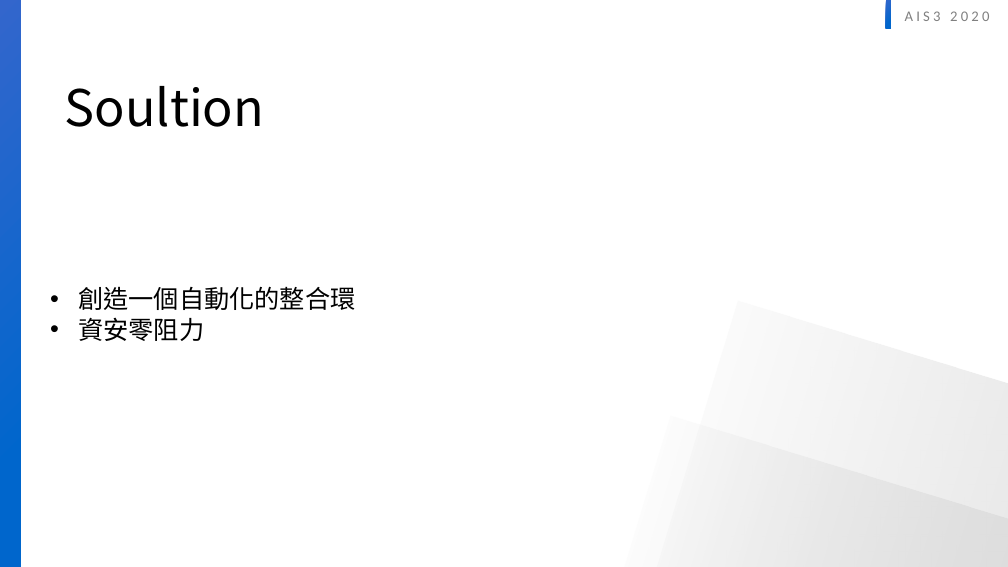
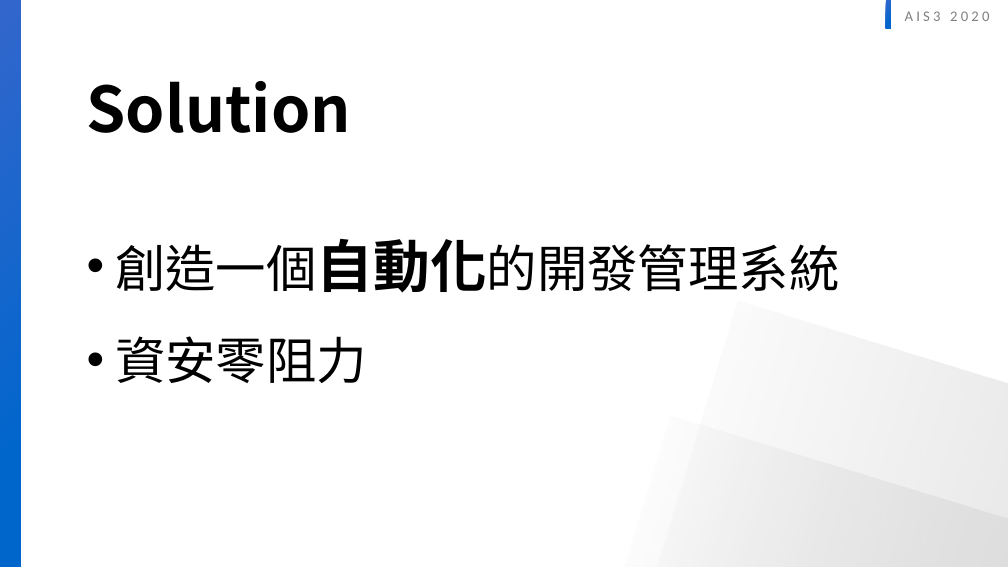
Before and after one commit to twinklestar03/AIS3-Dragon, a slide deck: slide 5 of AIS3 dragon security.pptx (slide 4 before the commit). Drawn at 1008x567 pixels with LibreOffice and Linux fonts; fonts in the diff are those of the drawing. Boxes give left, top, right and bottom in pixels: in the first picture for what was removed or moved away, otherwise in the second. Text is boxed around its words. In the diff, an @@ line names an element or a change of style, - is before the commit and + after.

```diff
--- a/AIS3 dragon security.pptx
+++ b/AIS3 dragon security.pptx
@@ text at [87, 81, 351, 133]: text changed; size 48 to 60 pt; bold on @@
-Soultion
+Solution
@@ text "創造一個自動化的開發管理系統": place and size @@
-text "創造一個自動化的開發管理系統" at [78, 286, 355, 341]
+text "創造一個自動化的開發管理系統" at [115, 239, 840, 383]
@@ text at [115, 239, 840, 293]: text changed; size 24 to 48 pt @@
-• 創造一個自動化的整合環
+• 創造一個自動化的開發管理系統
@@ text at [115, 336, 367, 383]: size 24 to 48 pt in "資安零阻力"; line spacing 1 to 1.5 @@
```
Also in this commit, not shown: 9 other slides changed, 4 slides added, 4 slides removed.
